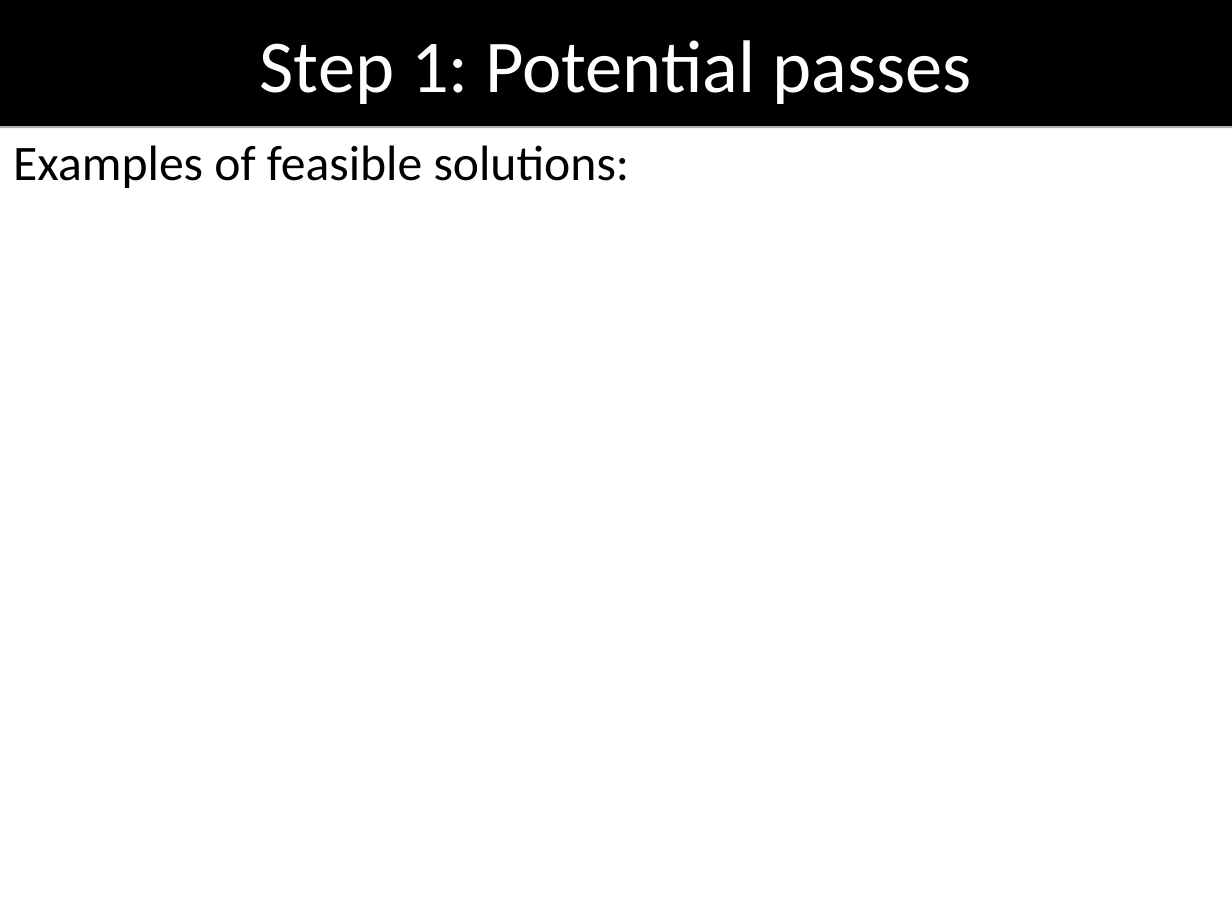
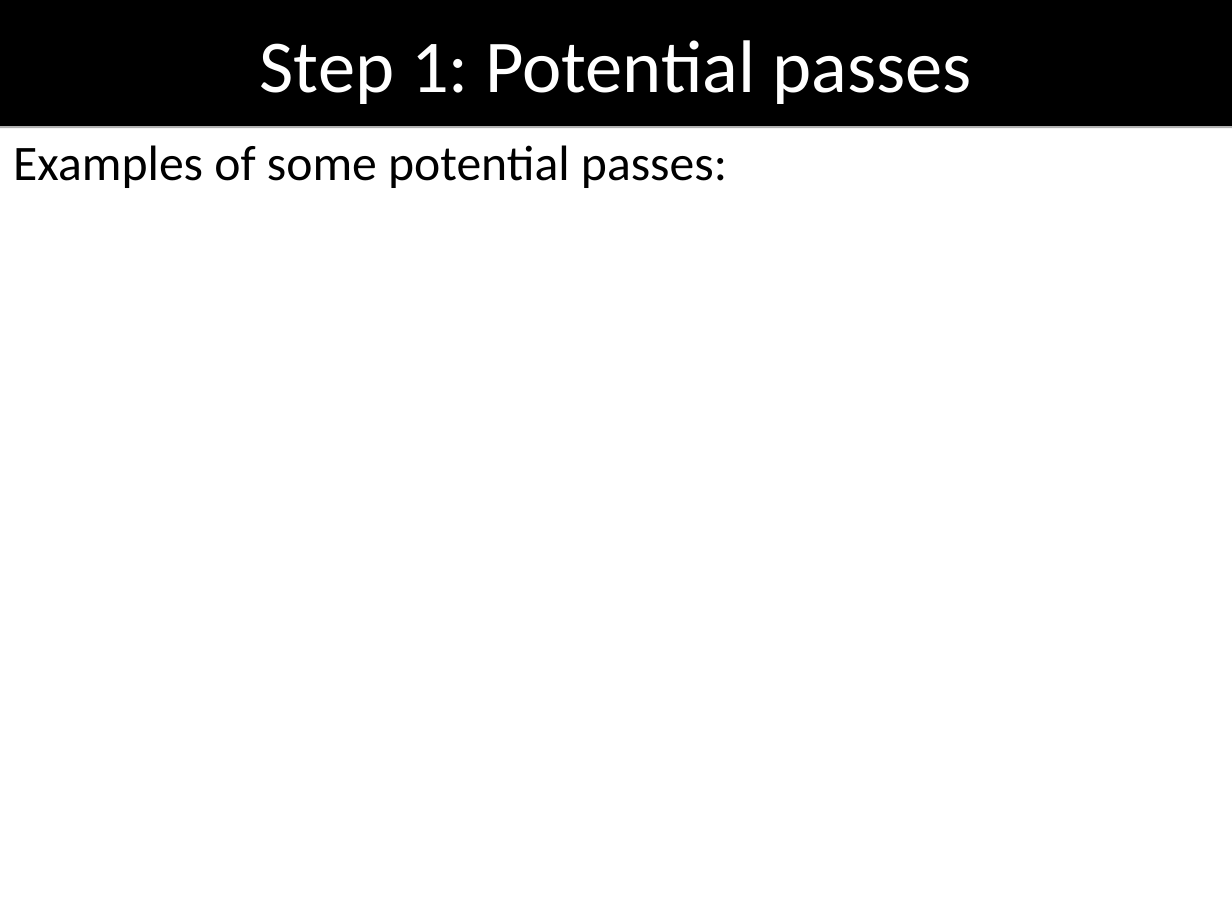
Before and after one commit to oarslan3/gt-cs-rip-projects, a slide deck: slide 5 of final/finalPresentation.odp. Drawn at 1232x924 pixels with LibreOffice and Linux fonts; fonts in the diff are those of the drawing; background and template pictures are left out. Boxes give left, top, right and bottom in pixels: in the first picture for what was removed or moved away, otherwise in the second. Text is boxed around its words. In the diff, an @@ line names an element or a change of style, - is before the commit and + after.

```diff
--- a/final/finalPresentation.odp
+++ b/final/finalPresentation.odp
@@ text at [13,145,727,188]: text changed @@
-Examples of feasible solutions:
+Examples of some potential passes:
```
Also in this commit, not shown: 3 other slides changed.
